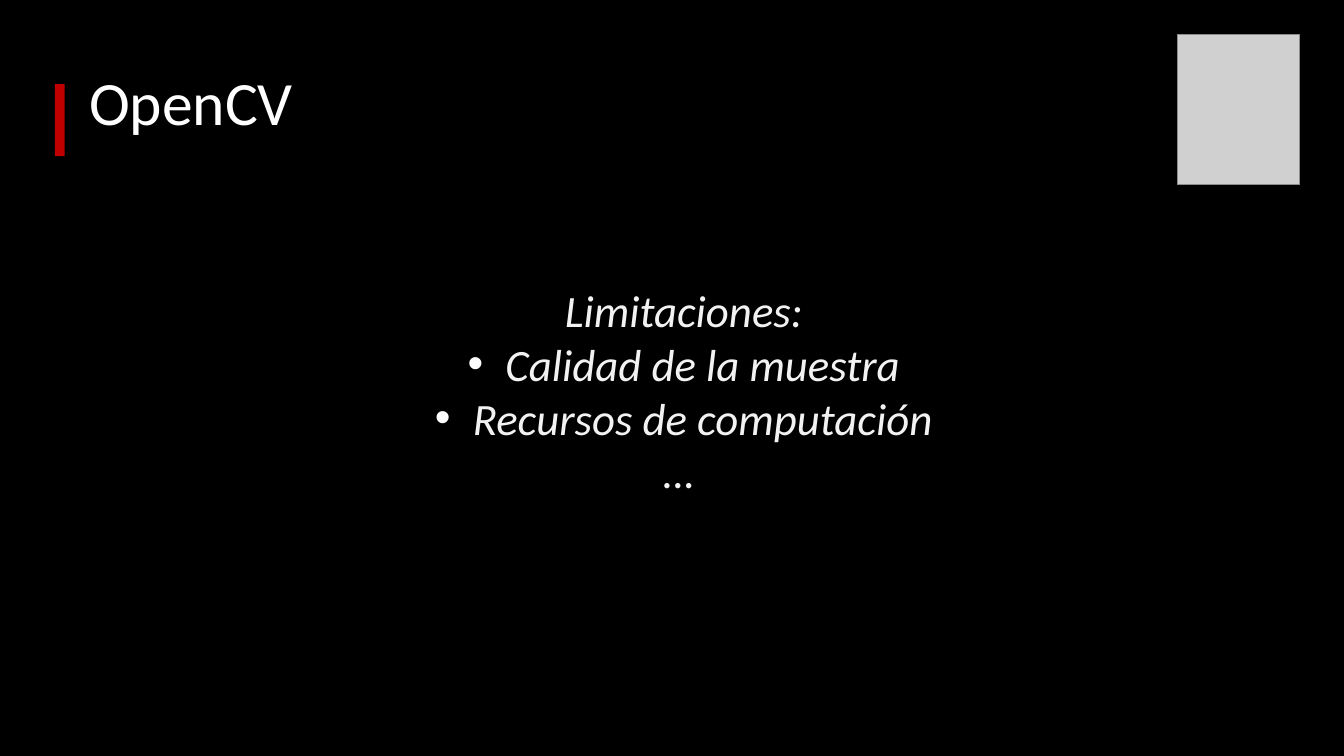
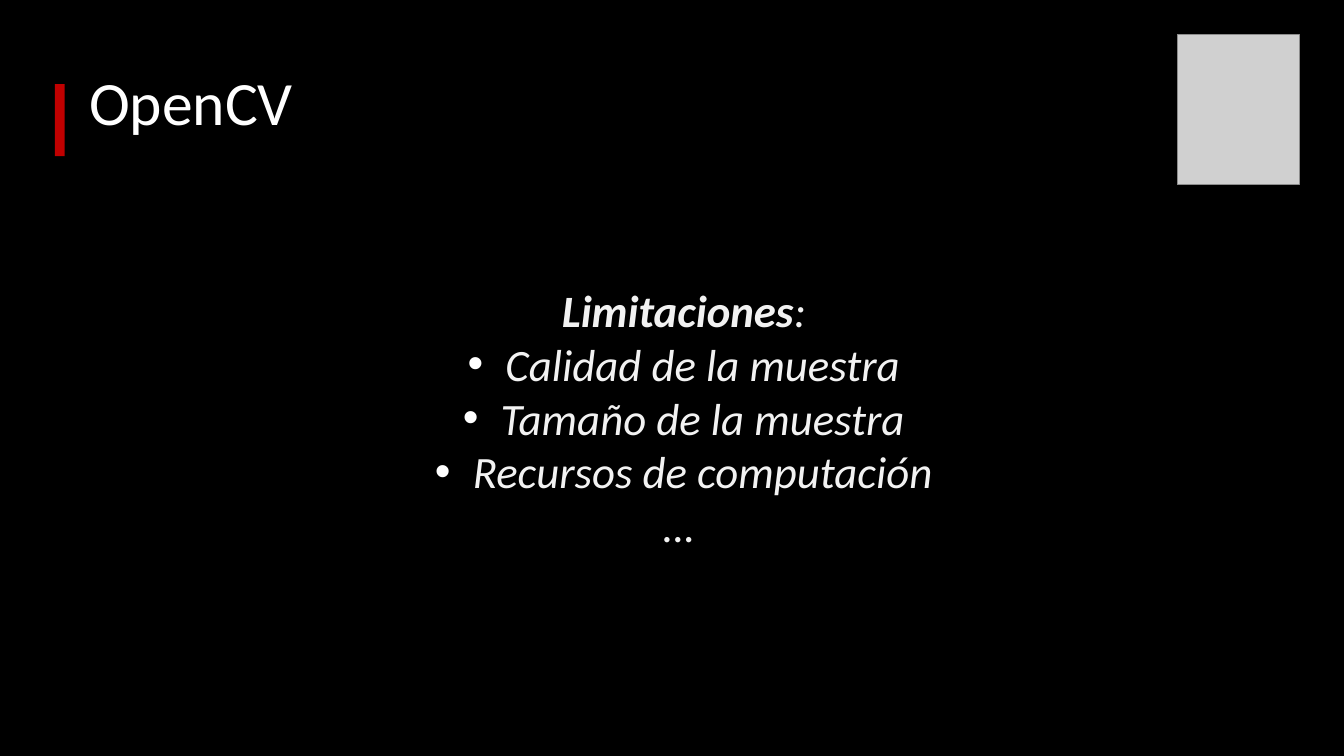
Before and after one commit to almesa93/taller_OpenCV, a slide deck: slide 3 of Presentacion_OpenCV.pptx. Drawn at 1344x756 pixels with LibreOffice and Linux fonts; fonts in the diff are those of the drawing; grey boxes stand for pictures. Boxes give left, top, right and bottom in pixels: in the first picture for what was removed or moved away, otherwise in the second. Text is boxed around its words. In the diff, an @@ line names an element or a change of style, - is before the commit and + after.

```diff
--- a/Presentacion_OpenCV.pptx
+++ b/Presentacion_OpenCV.pptx
@@ text at [562,295,806,328]: bold on in "Limitaciones:" @@
@@ text at [501,404,904,436]: paragraph added @@
+• Tamaño de la muestra
```
Also in this commit, not shown: 2 other slides changed, 1 slide removed.
